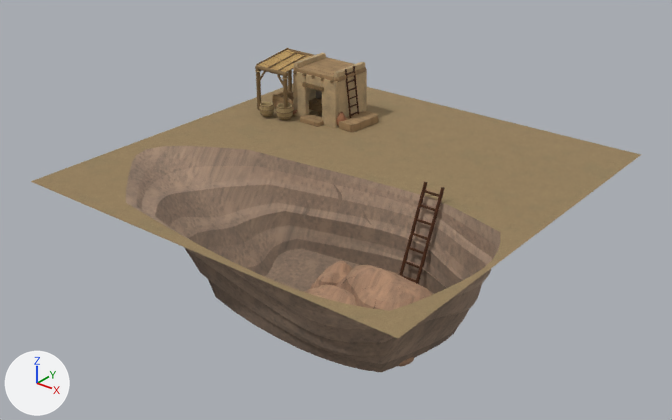
What one commit did to the glTF model assets/3d/sumer-buildings/clay.glb.
Camera for both pictures: a camera (50 mm lens) standing at (14.59, -18.68, 10.18) and looking at (0.04, -0.49, -1.1). The lights are fixed; the arrows at lower left show +X, +Y and +Z. The older version comes first. Vertices at exactly the same position are counted once.

Names of what the first picture shows: 'excavated-clay-bowl-9-7', 'excavated-clay-deposit', 'excavated-clay-ladder-9-7', 'excavated-clay-rim-9-7', 'original-clay-game-raw-brick-facing', 'original-clay-warm-clay-plaster', 'original-clay-worn-timber', 'quarry-yard-ground' and 5 more.
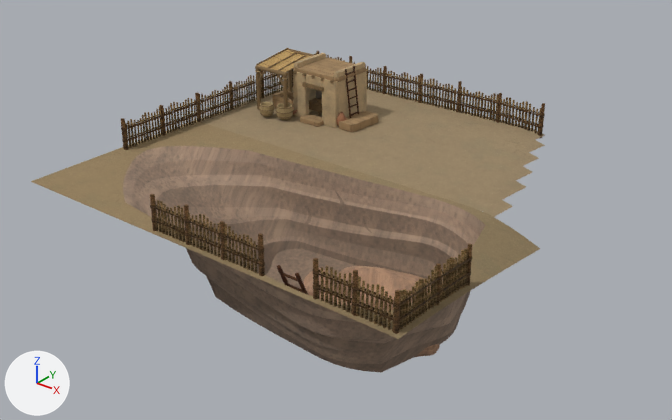
Where the change shows, as pixel boxes [x1, y1, x2, y2] in the pictures (672 x 420 px):
'excavated-clay-bowl-9-7', reshaped: before [126, 146, 501, 372]; after [123, 146, 486, 373]
'quarry-yard-ground', reshaped (22% narrower, 10% shorter): before [196, 84, 641, 229]; after [196, 87, 545, 217]
'bound-reed-quarry-fence', added: after [121, 51, 545, 334]
'excavated-clay-rim-9-7', deleted: before [31, 120, 543, 338]
'excavated-clay-rim-16-13', added: after [31, 121, 540, 339]
'excavated-clay-deposit', moved, turned: before [304, 261, 432, 367]; after [299, 265, 440, 357]
'excavated-clay-ladder-9-7', deleted (brown): before [399, 182, 445, 284]
'excavated-clay-ladder-16-13', added: after [277, 265, 308, 294]

Edits to the bpy script that builds the scene:
```text
Add mat_alluvial_earth_001:
    mat_alluvial_earth_001 = bpy.data.materials.new('alluvial-earth.001')
    # colours: pale yellow #f8efdb
    # uses the picture img_assets_3d_textures_floodplain_alluvium_color_webp_v_fines_1
    # uses the picture img_assets_3d_textures_floodplain_alluvium_normal_webp_v_fines_1
Add mat_reed_mat:
    mat_reed_mat = bpy.data.materials.new('reed-mat')
    # colours: beige #fff3c2, mixed with the vertex colours
    # uses the picture img_assets_3d_textures_woven_reed_webp
Change me_mesh_9:
    remove me_mesh_9.from_pydata(...)  # 607 vertices, 1066 faces; spans x -5.34..5.85, y -5.83..-0.18, z -2.15..0.0
    add me_mesh_9.from_pydata(...)  # 607 vertices, 1066 faces; spans x -5.32..5.65, y -5.84..-0.17, z -2.15..0.0
    me_mesh_9 part 1: 598 of 607 vertices moved; they spanned x -5.34..5.85, y -5.83..-0.18, z -2.15..0.0 and now span x -5.32..5.65, y -5.84..-0.17, z -2.15..0.0; mean shift (-0.04, -0.01, -0.02); largest move (5.7, -1.62, -0.02) -> (5.11, -1.8, -0.07)
Change me_mesh_11:
    remove me_mesh_11.from_pydata(...)  # 1476 vertices, 2360 faces; spans x 1.04..5.04, y -4.4..-1.69, z -2.25..-1.05
    add me_mesh_11.from_pydata(...)  # 1476 vertices, 2360 faces; spans x 0.9..5.19, y -4.52..-1.32, z -2.25..-1.05
    me_mesh_11 part 2: the whole mesh is turned 23.1 degrees about the z axis through its middle, then moved by (0.01, 0.02, 0.0)
Change me_mesh_12:
    remove me_mesh_12.from_pydata(...)  # 15 vertices, 16 faces; spans x -6.0..6.0, y 0.0..6.0, z 0.0
    remove me_mesh_12.materials.append(mat_alluvial_earth)
    add me_mesh_12.from_pydata(...)  # 586 vertices, 1070 faces; spans x -6.0..4.67, y 0.0..6.0, z -0.19..-0.01
    me_mesh_12 part 3: 15 vertices removed from x -6.0..6.0, y 0.0..6.0, z 0.0; 586 vertices added at x -6.0..4.67, y 0.0..6.0, z -0.19..-0.01
    add me_mesh_12.materials.append(mat_alluvial_earth_001)
Remove ob_excavated_clay_rim_9_7:
    ob_excavated_clay_rim_9_7 = bpy.data.objects.new('excavated-clay-rim-9-7', me_mesh_8)
Remove ob_excavated_clay_ladder_9_7:
    ob_excavated_clay_ladder_9_7 = bpy.data.objects.new('excavated-clay-ladder-9-7', me_mesh_10)
Add ob_excavated_clay_ladder_16_13:
    ob_excavated_clay_ladder_16_13 = bpy.data.objects.new('excavated-clay-ladder-16-13', me_mesh_11_1)  # 144 vertices, 252 faces; spans x 2.69..3.3, y -5.87..-4.68, z -2.13..0.41
    ob_excavated_clay_ladder_16_13.location = (0.0, 0.0, 0.0)
Add ob_excavated_clay_rim_16_13:
    ob_excavated_clay_rim_16_13 = bpy.data.objects.new('excavated-clay-rim-16-13', me_mesh_9_1)  # 80 vertices, 80 faces; spans x -6.0..6.0, y -6.0..0.0, z -0.53..0.0
    ob_excavated_clay_rim_16_13.location = (0.0, 0.0, 0.0)
Add ob_bound_reed_quarry_fence:
    ob_bound_reed_quarry_fence = bpy.data.objects.new('bound-reed-quarry-fence', me_mesh_8_1)  # 3376 vertices, 4324 faces; spans x -5.9..5.9, y -5.89..5.89, z -0.23..1.0
    ob_bound_reed_quarry_fence.location = (0.0, 0.0, 0.0)
```
